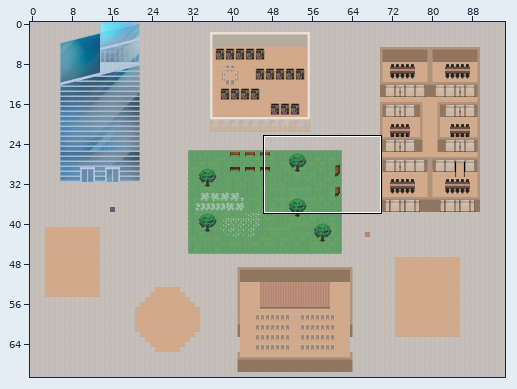
One commit to this Tiled map (JSON): v1-wa-st-gobain.tmj. The first picture is a wide view before the edit; the outline marks the close-up.
Close-up. As it was:
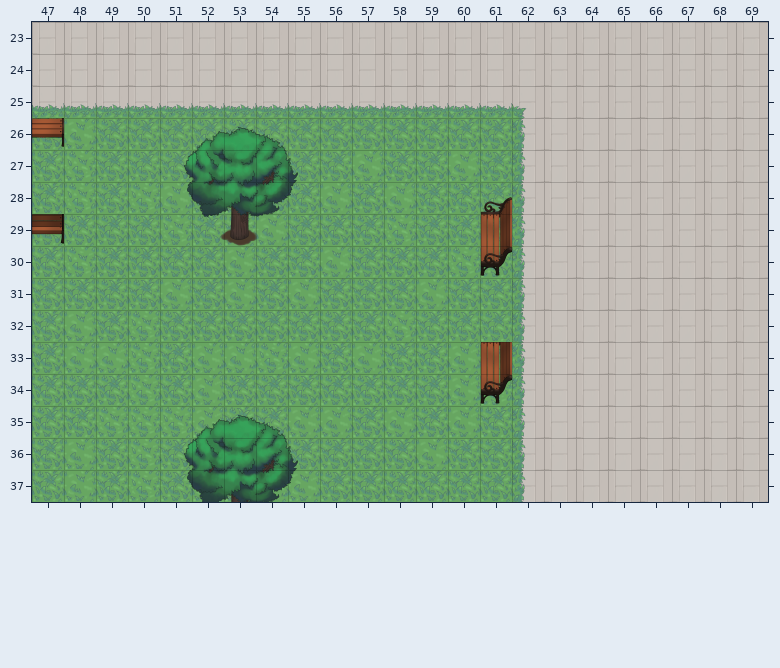
Cells are 32x32 px. Shown: x 47..69, y 23..37. The commit also changed other parts of the map, which this record leaves out. Tiles whose own drawing changed are shown in their newer look in all pictures.
And afterwards:
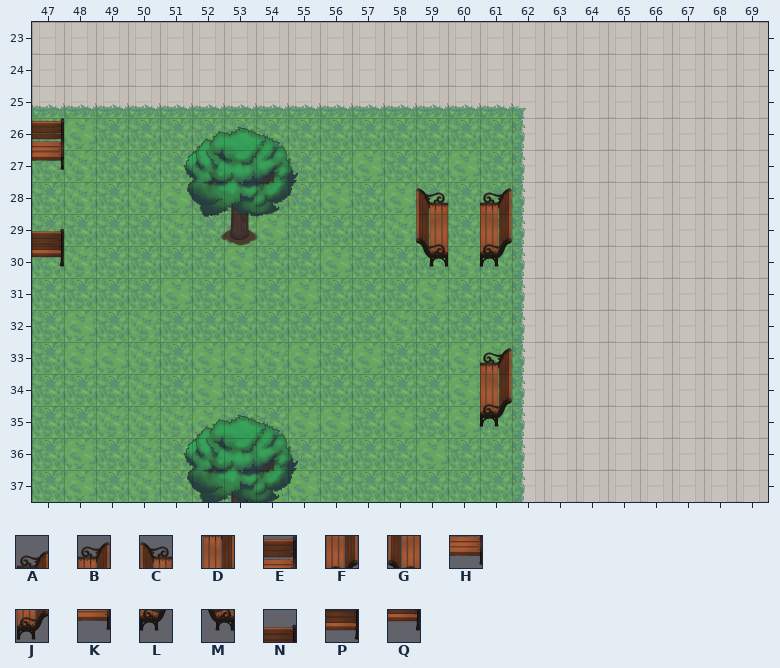
Key: from "TEST_AssetVillage": A 1988, B 1991, C 1991 flipped left-right, D 2052, E 2053, F 2055, G 2055 flipped left-right, H 2114, J 2116, K 2117, L 2119, M 2119 flipped left-right, N 2181, P 2242, Q 2245.
_ is an empty cell.
Change:
Layer "furniture/furniture1":
y 26: x 47 H -> E
y 27: x 47 _ -> K
y 28: x 59 _ -> C; x 61 A -> B
y 29: x 47 P -> N; x 59 _ -> G; x 61 D -> F
y 30: x 47 _ -> Q; x 59 _ -> M; x 61 J -> L
y 33: x 61 D -> B
y 34: x 61 J -> F
y 35: x 61 _ -> L
